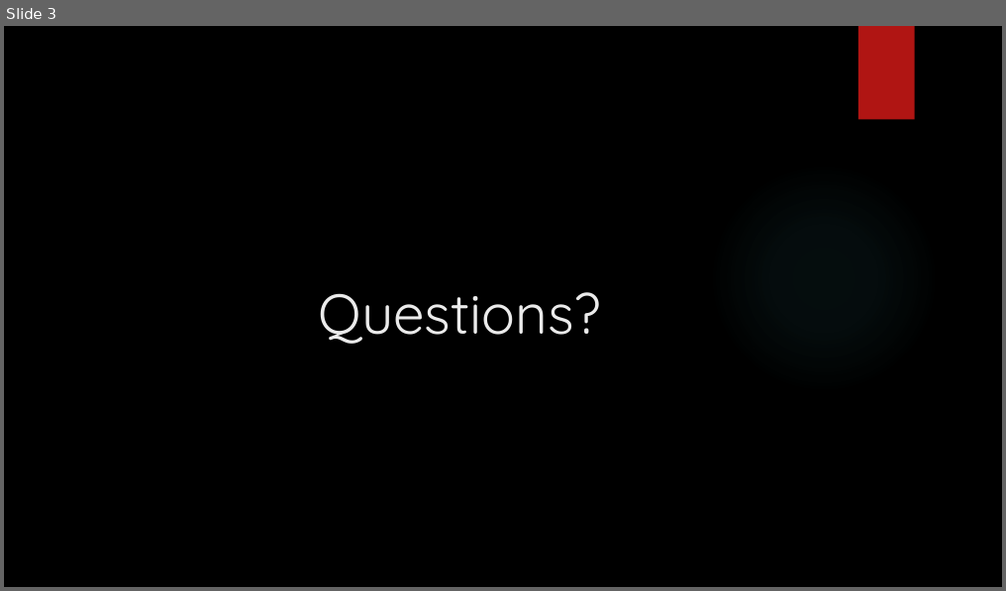
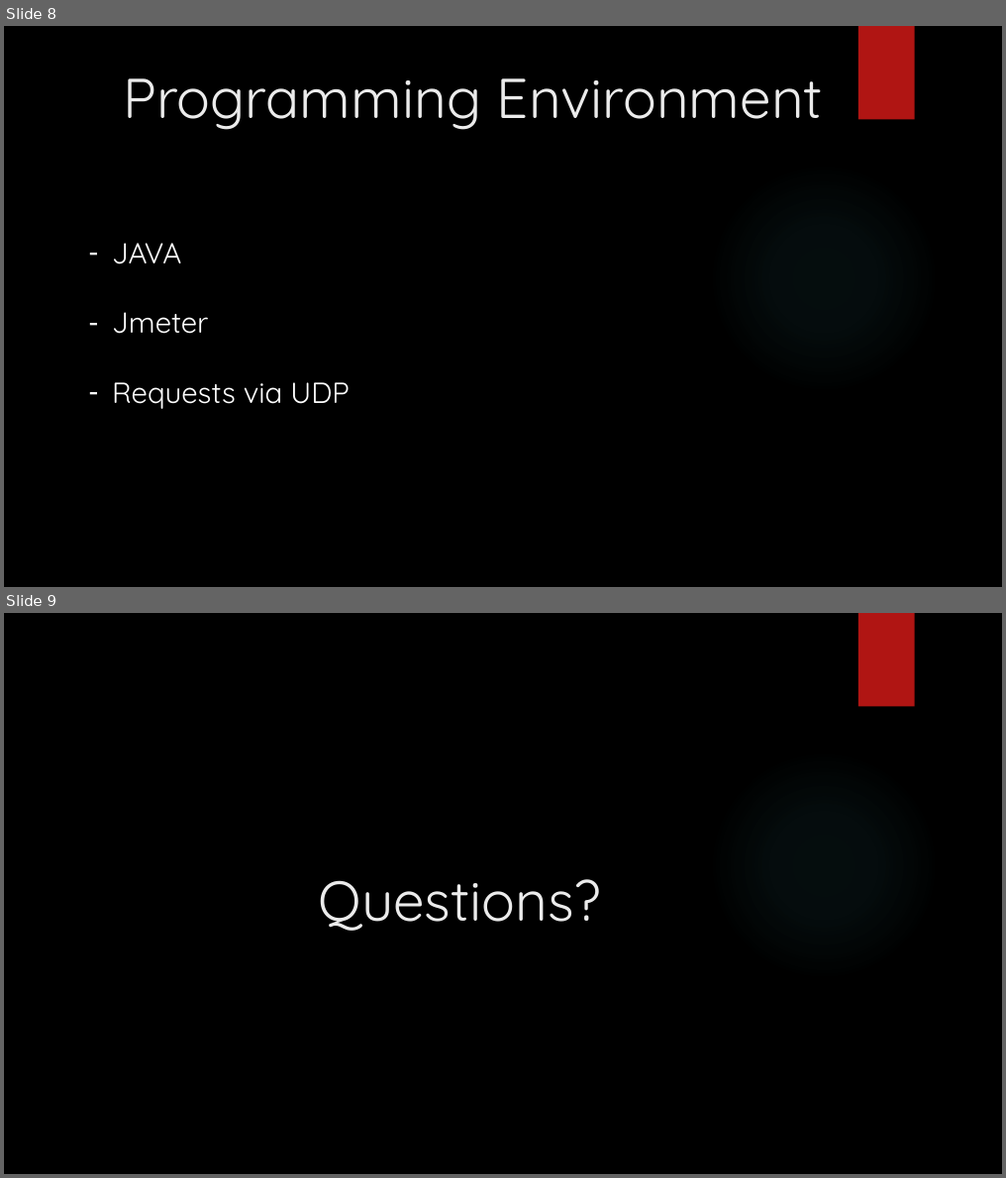
Before and after one commit to noccole/e-commerce, a slide deck: E-commerce_16_11_2016.pptx. Shown one above the other, each under a label of ours: slide 3 before the commit, slides 8 and 9 after it. The pictures are 1006x591 and 1006x1178 pixels, drawn with LibreOffice and Linux fonts; fonts in the diff are those of the drawing; background and template pictures are left out. Boxes give left, top, right and bottom in pixels: in the first picture for what was removed or moved away, otherwise in the second. Text is boxed around its words. In the diff, an @@ line names an element or a change of style, - is before the commit and + after.

```diff
--- a/E-commerce_16_11_2016.pptx
+++ b/E-commerce_16_11_2016.pptx
@@ slide 8 added at (x1=4, y1=26, x2=1002, y2=587), background picture (left out); not listed: 2 template elements that a slide beside it also shows @@
@@ title added at (x1=123, y1=78, x2=823, y2=130), 54 pt, text #EBEBEB @@
+Programming Environment
@@ text added at (x1=112, y1=243, x2=350, y2=409), 28 pt, text #FFFFFF @@
+– JAVA
+– Jmeter
+– Requests via UDP
@@ what was slide 3 is now slide 9 @@
```
Also in this commit, not shown: 2 slides changed, 5 other slides added.
